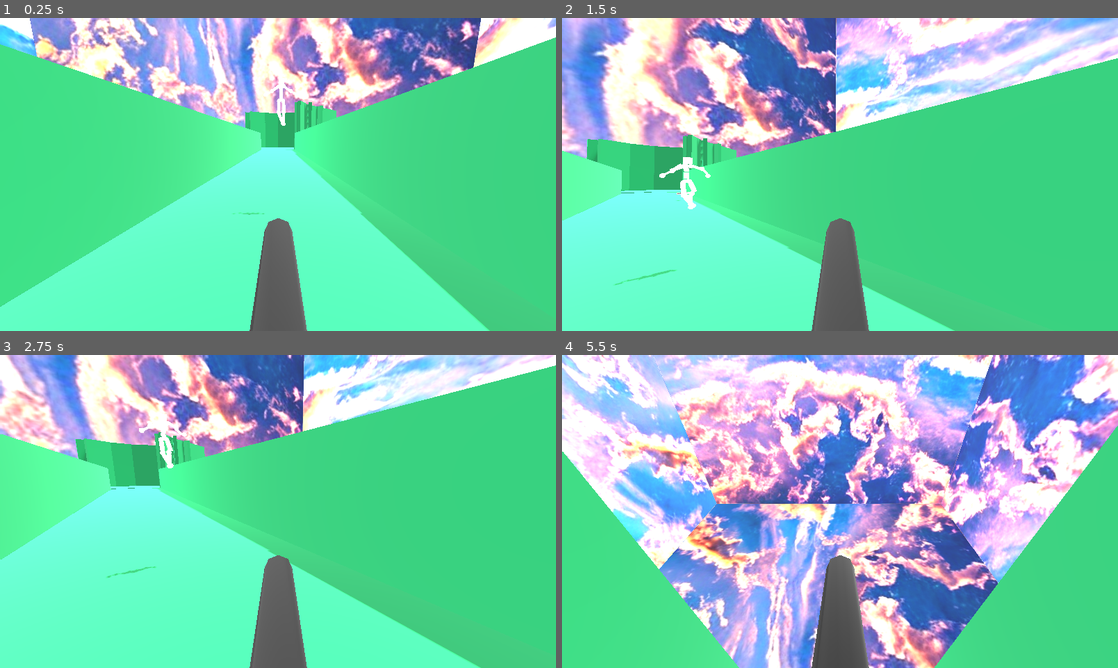
Above: before the commit, frames 1-4 (two rows, left to right).
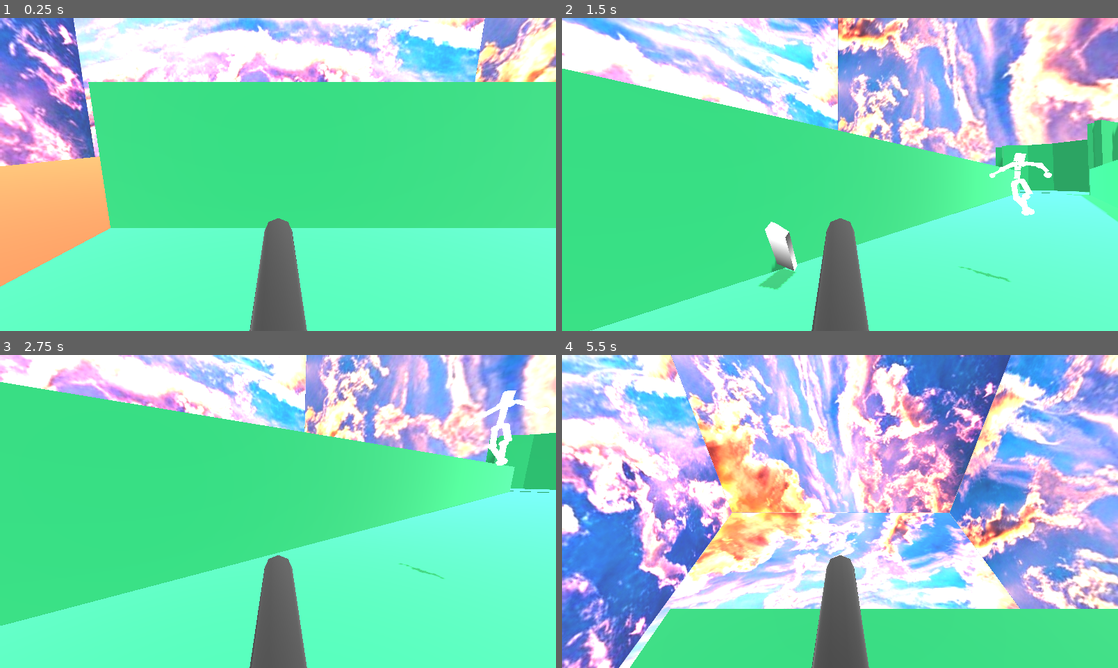
Above: after the commit, the same moments.

Repository: borbware/FGJ24
Game: Godot game, scene res://scenes/lauri2.tscn
Same seed, same stepped clock (60 frames per second), same inputs: the game is played once before the commit and once after it. This scene is started directly instead of the project's main scene.
Inputs:
- Up to frame 1 (0.25 s): no input
- Up to frame 2 (1.5 s): hold D (left_stick_right) 0.53-1.28 s; tap Space (button_a) at 0.6 s; hold S (left_stick_down) from 1.28 s (still down); tap Ctrl (button_b) at 1.35 s
- Up to frame 3 (2.75 s): release S (left_stick_down) at 2.03 s; hold D (left_stick_right) from 2.03 s (still down); tap R (button_y) at 2.1 s
- Up to frame 4 (5.5 s): release D (left_stick_right) at 2.78 s; hold W (left_stick_up) 2.78-3.53 s; tap Space (button_a) at 2.85, 5.1 s; hold Ctrl (button_b) 3.53-4.28 s; hold S (left_stick_down) from 3.53 s (still down); tap R (button_y) at 4.35 s

The runs differ from the first frame. In frame 1, 51% of the frame differs, in the area x 0-100%, y 0-100%; in frame 2, 77%; in frame 3, 66%; in frame 4, 83%.

Commit message:
fix tonk

Diff:
--- a/scenes/lauri2.tscn
+++ b/scenes/lauri2.tscn
@@ -85,10 +85,10 @@
 body_offset = Transform3D(1.0001, 3.59491e-06, -0.000295198, -2.46341e-06, 2.09726e-06, -0.999897, -1.57394e-06, 1.00004, 8.41713e-06, -0.00106049, 0.0941811, -0.000930786)
 
 [node name="Physical Bone DEF-spine_004" parent="LevelTemplate/Human/ego/ego_rig/Skeleton3D" index="32"]
-transform = Transform3D(1.00008, 8.81962e-06, 0.000106229, -5.39623e-07, -0.368817, -0.929237, -8.77306e-07, 0.929655, -0.368703, -9.53674e-05, 2.29316, 0.000724792)
-joint_offset = Transform3D(1, 0, 0, 0, -3.61999e-06, -0.999999, 0, 0.999999, -3.61999e-06, 2.63936e-05, 0.22287, 0.594857)
-joint_rotation = Vector3(1.5708, 0, 0)
-body_offset = Transform3D(1.00008, 8.81962e-06, 0.000106229, -8.25152e-07, 2.05978e-05, -0.999712, -6.16536e-07, 1.00014, -2.81079e-05, -9.15527e-05, 0.594681, -0.222885)
+transform = Transform3D(1.00008, 8.81962e-06, 0.000106229, -5.39623e-07, -0.368817, -0.929237, -8.77306e-07, 0.929655, -0.368703, -9.53674e-05, 2.34196, 0.000724792)
+joint_offset = Transform3D(1, 0, 0, 0, -3.61999e-06, -0.999999, 0, 0.999999, -3.61999e-06, 2.14148e-05, 0.240867, 0.640234)
+joint_rotation = Vector3(1.5708, 0, 0)
+body_offset = Transform3D(1.00008, 8.81962e-06, 0.000106229, -8.25152e-07, 2.05978e-05, -0.999712, -6.16536e-07, 1.00014, -2.81079e-05, -9.15527e-05, 0.640045, -0.240883)
 
 [node name="Physical Bone DEF-spine_005" parent="LevelTemplate/Human/ego/ego_rig/Skeleton3D" index="33"]
 transform = Transform3D(1.00008, 1.23046e-05, 2.7325e-06, 8.77163e-07, -0.18669, -0.982563, -5.01424e-06, 0.982695, -0.186629, -0.000339508, 1.75166, 0.0174866)
@@ -202,13 +202,13 @@
 body_offset = Transform3D(1.0001, -6.42613e-07, -2.58675e-06, 1.24634e-06, 2.23493e-06, -1.00003, -5.32717e-07, 1.00012, -8.60964e-08, -0.00504303, 0.115067, 0.0368118)
 
 [node name="Physical Bone DEF-shin_R_001" parent="LevelTemplate/Human/ego/ego_rig/Skeleton3D" index="51"]
-transform = Transform3D(1.00008, -8.77306e-07, -1.21752e-05, 6.84121e-06, 0.0986365, 0.995179, -3.0417e-06, -0.995166, 0.0986341, -0.138428, 0.196766, -1.2909)
-joint_offset = Transform3D(1, 0, 0, 0, -3.61999e-06, -1, 0, 1, -3.61999e-06, 0.0404266, -1.27943, 0.241796)
-joint_rotation = Vector3(1.5708, 0, 0)
-body_offset = Transform3D(1.00008, -8.75443e-07, -1.21754e-05, -6.50808e-06, -5.04151e-08, -1.00005, 3.69921e-06, 1.00005, 2.55121e-06, -0.0404282, 0.24181, 1.27949)
+transform = Transform3D(1.00008, -8.77306e-07, -1.21752e-05, 6.84121e-06, 0.0986365, 0.995179, -3.0417e-06, -0.995166, 0.0986341, -0.141155, 0.196766, -1.39346)
+joint_offset = Transform3D(1, 0, 0, 0, -3.61999e-06, -1, 0, 1, -3.61999e-06, 0.0431539, -1.38148, 0.251912)
+joint_rotation = Vector3(1.5708, 0, 0)
+body_offset = Transform3D(1.00008, -8.75443e-07, -1.21754e-05, -6.50808e-06, -5.04151e-08, -1.00005, 3.69921e-06, 1.00005, 2.55121e-06, -0.0431557, 0.251926, 1.38155)
 
 [node name="Tankki" parent="LevelTemplate" index="3"]
-transform = Transform3D(-4.37114e-08, 0, -1, 0, 1, 0, 1, 0, -4.37114e-08, -80.2553, 42.7157, 36.5776)
+transform = Transform3D(1, 0, 0, 0, 1, 0, 0, 0, 1, -80.2553, 42.7157, 36.5776)
 
 [node name="CSGCylinder3D" parent="LevelTemplate/Tankki/Tykki" index="1"]
 transform = Transform3D(-9.31323e-09, 2.98023e-08, 0.405268, 0.405268, -7.45058e-08, -5.58794e-09, 7.45058e-09, 1, -1.49012e-08, 0, 0, 0)
